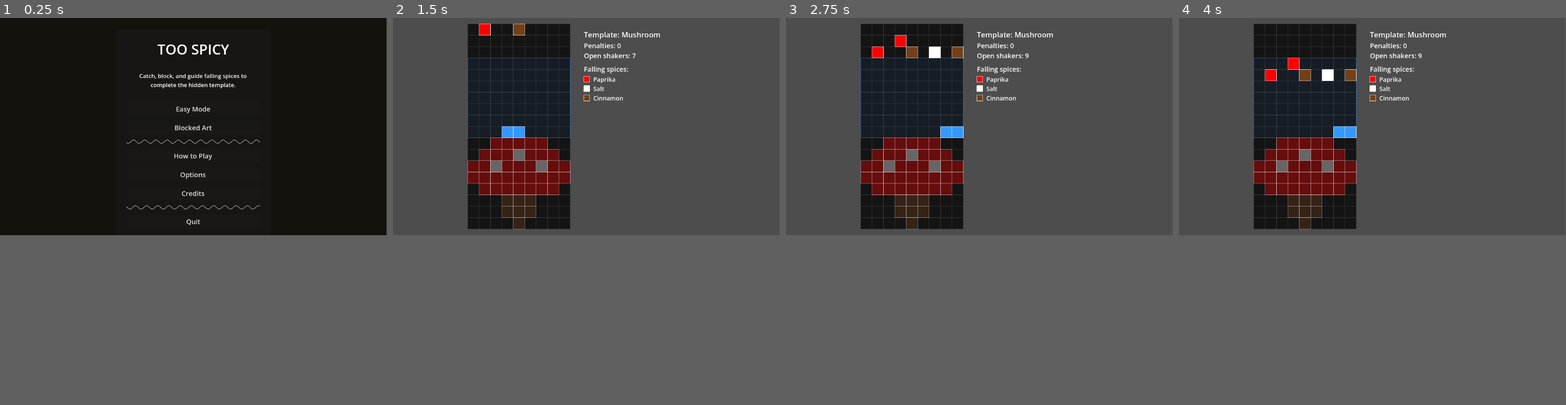
Above: before the commit, frames 1-4 (left to right).
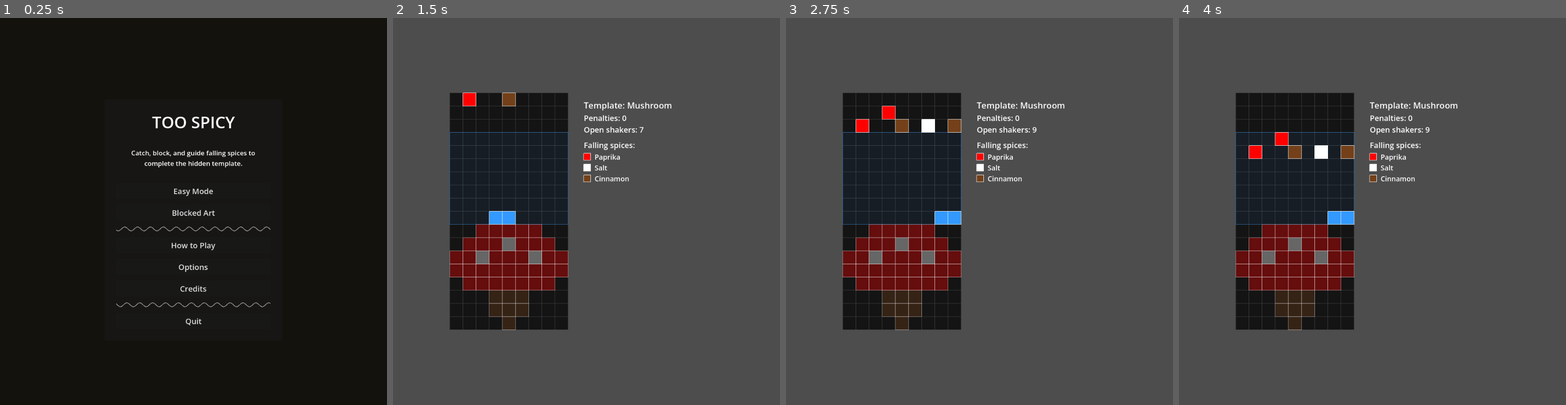
Above: after the commit, the same moments.

Repository: mitramansouri/too-spicy
Game: Godot game, scene res://scenes/MainMenu.tscn
Same seed, same stepped clock (60 frames per second), same inputs: the game is played once before the commit and once after it.
Inputs (mouse positions are in pixels of both pictures, inside the frame that each line leads up to):
- Up to frame 1 (0.25 s): no input
- Up to frame 2 (1.5 s): click "Easy Mode" at 0.5 s; click "Mushroom" at 1.25 s
- Up to frame 3 (2.75 s): move the mouse to (1064, 114) at 2.02 s; hold Right (ui_right) from 2.03 s (still down); click (1064, 114) at 2.17 s
- Up to frame 4 (4 s): move the mouse to (1295, 137) at 2.77 s; release Right (ui_right) at 2.78 s; hold Down (ui_down) 2.78-3.53 s; move the mouse to (1411, 79) at 3.52 s; hold Right (ui_right) from 3.53 s (still down)
In our replay, the window is 799x449 before the commit and 800x800 after it. These sizes can differ from the game's own. Grey fills any space a smaller window leaves; there, only what the larger window draws over its background counts as a difference.

The runs differ from the first frame. In frame 1, 2.3% of the frame differs, in the area x 30-70%, y 6-80%; in frame 2, 21%; in frame 3, 21%, in the area x 14-72%, y 1-81%; in frame 4, 21%.

Commit message:
base for the end game scene

Diff:
--- a/too-spicy/project.godot
+++ b/too-spicy/project.godot
@@ -15,6 +15,11 @@
 config/features=PackedStringArray("4.6", "GL Compatibility")
 config/icon="res://icon.svg"
 
+[display]
+
+window/size/viewport_width=1000
+window/size/viewport_height=1000
+
 [editor_plugins]
 
 enabled=PackedStringArray("res://addons/godot_vim/plugin.cfg")
--- /dev/null
+++ b/too-spicy/scenes/EndGame.tscn
@@ -0,0 +1,13 @@
+[gd_scene format=3 uid="uid://lqo0lg8wf7ic"]
+
+[ext_resource type="Script" uid="uid://by0hfbtfo2bj4" path="res://scripts/EndGame.gd" id="1_i47uf"]
+
+[node name="EndGame" type="Control" unique_id=1694555738]
+layout_mode = 3
+anchors_preset = 0
+script = ExtResource("1_i47uf")
+
+[node name="Label" type="Label" parent="." unique_id=427335111]
+layout_mode = 0
+offset_right = 40.0
+offset_bottom = 23.0
--- /dev/null
+++ b/too-spicy/scripts/Animation2D.gd
@@ -0,0 +1,22 @@
+class_name Animation2D extends TextureRect
+
+var frames: Array[Texture2D] = []
+var current_frame: int = 0
+var fps: float = 12.0
+var elapsed: float = 0.0
+
+func load_frames(folder_path: String, frame_count: int):
+	for i in range(frame_count):
+		var path = "%s/frame_%d.png" % [folder_path, i]
+		frames.append(load(path))
+	if frames.size() > 0:
+		texture = frames[0]
+
+func _process(delta):
+	if frames.is_empty():
+		return
+	elapsed += delta
+	if elapsed >= 1.0 / fps:
+		elapsed = 0.0
+		current_frame = (current_frame + 1) % frames.size()
+		texture = frames[current_frame]
--- /dev/null
+++ b/too-spicy/scripts/EndGame.gd
@@ -0,0 +1,147 @@
+extends Control
+
+var panel : PanelContainer
+const PANEL_SIZE := Vector2(460, 580)
+var progress_bar: TrapezoidBar
+var bar_label: Label
+var score := 0.57
+
+func _ready():
+	# ================================
+	# === Stuff to Render the Scene ==
+	# ================================
+	set_anchors_and_offsets_preset(Control.PRESET_FULL_RECT)
+
+	var bg = ColorRect.new()
+	bg.color = Color.ANTIQUE_WHITE
+	bg.set_anchors_preset(PRESET_FULL_RECT)
+	add_child(bg)
+
+	panel = PanelContainer.new()
+	panel.custom_minimum_size = PANEL_SIZE
+	panel.size = PANEL_SIZE
+	panel.set_anchors_and_offsets_preset(Control.PRESET_FULL_RECT)
+	add_child(panel)
+
+	var margin := MarginContainer.new()
+	margin.add_theme_constant_override("margin_left", 30)
+	margin.add_theme_constant_override("margin_right", 30)
+	margin.add_theme_constant_override("margin_top", 30)
+	margin.add_theme_constant_override("margin_bottom", 30)
+	panel.add_child(margin)
+
+	var box = Control.new()
+	box.set_anchors_and_offsets_preset(Control.PRESET_FULL_RECT)
+	margin.add_child(box)
+
+	_add_ramsey(box)
+
+	var vbox = VBoxContainer.new()
+	vbox.alignment = BoxContainer.ALIGNMENT_CENTER
+	vbox.custom_minimum_size.x = 320
+	margin.add_child(vbox)
+
+	# ================================
+	# ============= Title ============
+	# ================================
+	var title = Label.new()
+	title.text = "End Game"
+	title.horizontal_alignment = HORIZONTAL_ALIGNMENT_CENTER
+	title.add_theme_font_size_override("font_size", 48)
+	vbox.add_child(title)
+
+	_add_spacer(vbox, 50)
+
+	_add_box_message(vbox)
+
+	_add_spacer(vbox, 100)
+
+	# ================================
+	# ========= Progress Bar =========
+	# ================================
+	progress_bar = TrapezoidBar.new()
+	progress_bar.custom_minimum_size = Vector2(150, 50)
+	progress_bar.size_flags_horizontal = Control.SIZE_SHRINK_CENTER
+	progress_bar.left_height = 16.0
+	progress_bar.right_height = 44.0
+	progress_bar.fill_color = Color.ORANGE
+	progress_bar.bg_color = Color.LAWN_GREEN
+	vbox.add_child(progress_bar)
+
+	# ================================
+	# ============= Score ============
+	# ================================
+	bar_label = Label.new()
+	bar_label.set_anchors_preset(PRESET_FULL_RECT)
+	bar_label.horizontal_alignment = HORIZONTAL_ALIGNMENT_CENTER
+	bar_label.vertical_alignment = VERTICAL_ALIGNMENT_CENTER
+	bar_label.add_theme_font_size_override("font_size", 55)
+	bar_label.add_theme_color_override("font_outline_color", Color.BLACK)
+	bar_label.add_theme_constant_override("outline_size", 5)
+	bar_label.position.y -= 15
+	bar_label.text = "0"
+	progress_bar.add_child(bar_label)
+
+func _add_spacer(box: VBoxContainer, height: int):
+	var spacer := Control.new()
+	spacer.custom_minimum_size.y = height
+	box.add_child(spacer)
+
+
+func _add_ramsey(box: Control):
+	var ramsey = Animation2D.new()
+	ramsey.load_frames("res://assets/ramsey", 10)
+	ramsey.fps = 6.0
+	ramsey.custom_minimum_size = Vector2(500, 500)
+	ramsey.size_flags_vertical = Control.SIZE_SHRINK_CENTER
+	ramsey.position = Vector2(-100, 180)
+	ramsey.expand_mode = TextureRect.EXPAND_IGNORE_SIZE
+	ramsey.stretch_mode = TextureRect.STRETCH_KEEP_ASPECT_CENTERED
+
+	box.add_child(ramsey)
+
+func _add_box_message(box: VBoxContainer):
+	var box_message := PanelContainer.new()
+	box_message.custom_minimum_size = Vector2(200, 100)
+	box_message.size_flags_horizontal = Control.SIZE_SHRINK_CENTER
+
+	var style := StyleBoxFlat.new()
+	style.bg_color = Color.WHITE
+	style.border_color = Color.BLACK
+	style.border_width_left = 2
+	style.border_width_right = 2
+	style.border_width_top = 2
+	style.border_width_bottom = 2
+	style.corner_radius_top_left = 8
+	style.corner_radius_top_right = 8
+	style.corner_radius_bottom_right = 8
+	style.content_margin_left = 10
+	style.content_margin_right = 10
+	style.content_margin_top = 10
+	style.content_margin_bottom = 10
+	box_message.add_theme_stylebox_override("panel", style)
+
+	box.add_child(box_message)
+
+	var message = Label.new()
+	message.add_theme_font_size_override("font_size", 24)
+	message.add_theme_color_override("font_color", Color.BLACK)
+	message.horizontal_alignment = HORIZONTAL_ALIGNMENT_CENTER
+	message.vertical_alignment = VERTICAL_ALIGNMENT_CENTER
+	if score >= 0.5: message.text = "Too Spicy!!!"
+	elif score >= 0.45: message.text = "Not Bad"
+	else: message.text = "Nicely Spiced!!"
+	box_message.add_child(message)
+
+func _process(delta):
+	if progress_bar.progress < score:
+		progress_bar.progress += delta * 0.5
+		bar_label.text = str(int(100 * progress_bar.progress))
+
+func _add_separator(parent: Control, direction: int) -> void:
+	var sep = SquigglySeparator.new()
+	sep.color = Color(1, 1, 1, 0.5)
+	sep.dynamic = true
+	sep.period_length_s = 3.0
+	sep.direction = direction
+	parent.add_child(sep)
--- /dev/null
+++ b/too-spicy/scripts/TrapezoidBar.gd
@@ -0,0 +1,48 @@
+class_name TrapezoidBar extends Control
+
+# Progress from 0.0 to 1.0
+var progress: float = 0.0:
+	set(val):
+		progress = clampf(val, 0.0, 1.0)
+		queue_redraw()
+
+# Heights for each side
+var left_height: float = 16.0
+var right_height: float = 40.0
+
+# Colors
+var bg_color: Color = Color(0.3, 0.8, 0.4)
+var fill_color: Color = Color(0.2, 0.2, 0.2)
+
+func _draw():
+	var w = size.x
+	var cy = size.y / 2.0  # vertical center
+	var lh = left_height / 2.0
+	var rh = right_height / 2.0
+
+	# Background trapezoid (full shape)
+	var bg_points = PackedVector2Array([
+		Vector2(0, cy - lh),       # top-left
+		Vector2(w, cy - rh),       # top-right
+		Vector2(w, cy + rh),       # bottom-right
+		Vector2(0, cy + lh),       # bottom-left
+	])
+	draw_polygon(bg_points, [bg_color])
+
+	if progress > 0.0:
+		var fill_w = w * progress
+		# Interpolate height at the fill edge
+		var fh = lerpf(lh, rh, progress)
+
+		var fill_points = PackedVector2Array([
+			Vector2(0,      cy - lh),
+			Vector2(fill_w, cy - fh),   # interpolated top
+			Vector2(fill_w, cy + fh),   # interpolated bottom
+			Vector2(0,      cy + lh),
+		])
+		draw_polygon(fill_points, [fill_color])
+
+
+	var outline_points = bg_points
+	outline_points.append(bg_points[0])
+	draw_polyline(outline_points, Color.WHITE, 0.8, true)
Binary file added: too-spicy/assets/1814621_lumpytouch_gordon-ramsay-is-not-impressed.gif
Binary file added: too-spicy/assets/ramsey/frame_0.png
Not shown, added: too-spicy/assets/ramsey/frame_0.png.import
Binary file added: too-spicy/assets/ramsey/frame_1.png
Not shown, added: too-spicy/assets/ramsey/frame_1.png.import
Binary file added: too-spicy/assets/ramsey/frame_10.png
Not shown, added: too-spicy/assets/ramsey/frame_10.png.import
Binary file added: too-spicy/assets/ramsey/frame_2.png
Not shown, added: too-spicy/assets/ramsey/frame_2.png.import
Binary file added: too-spicy/assets/ramsey/frame_3.png
Not shown, added: too-spicy/assets/ramsey/frame_3.png.import
Binary file added: too-spicy/assets/ramsey/frame_4.png
(and 19 more such lines)
